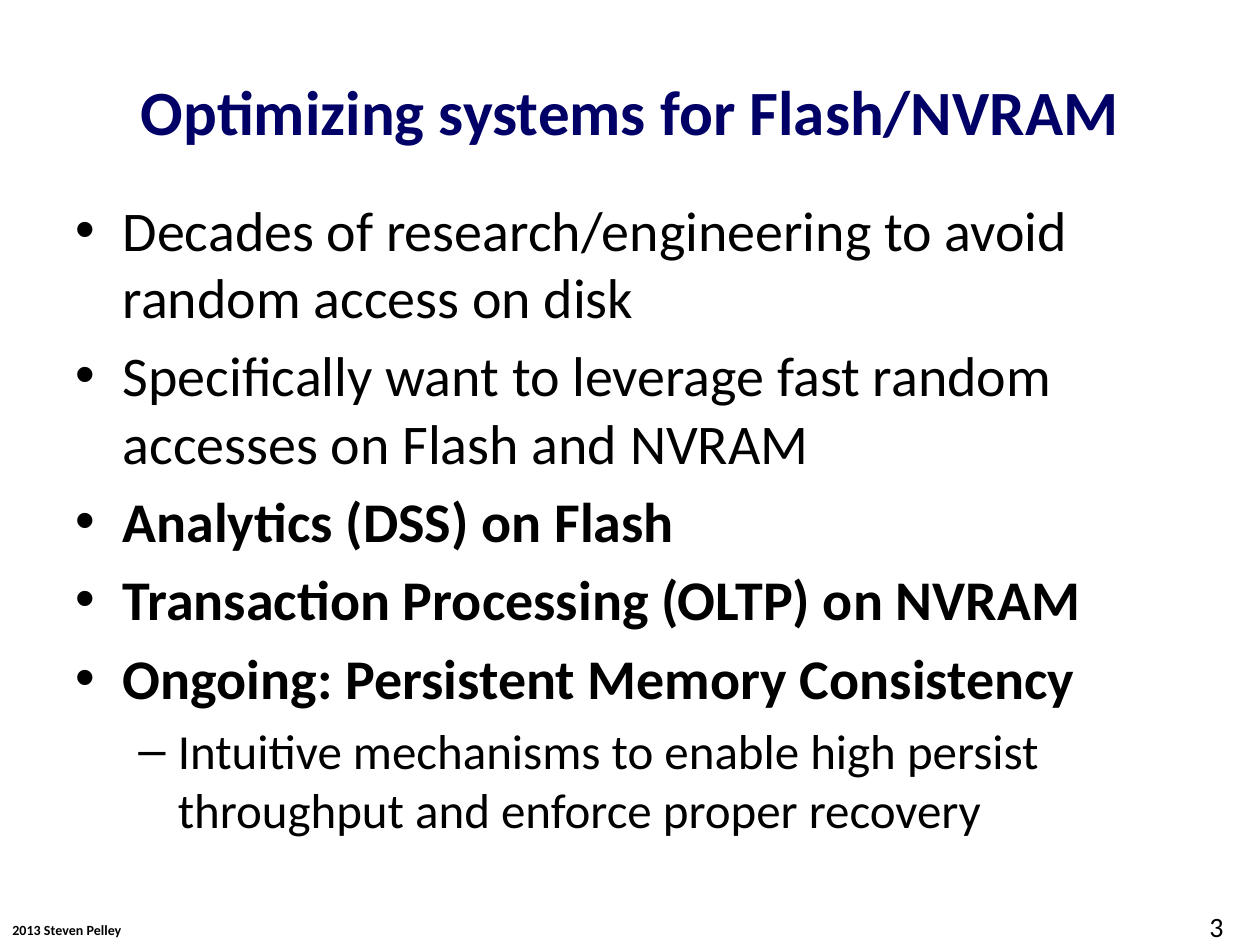
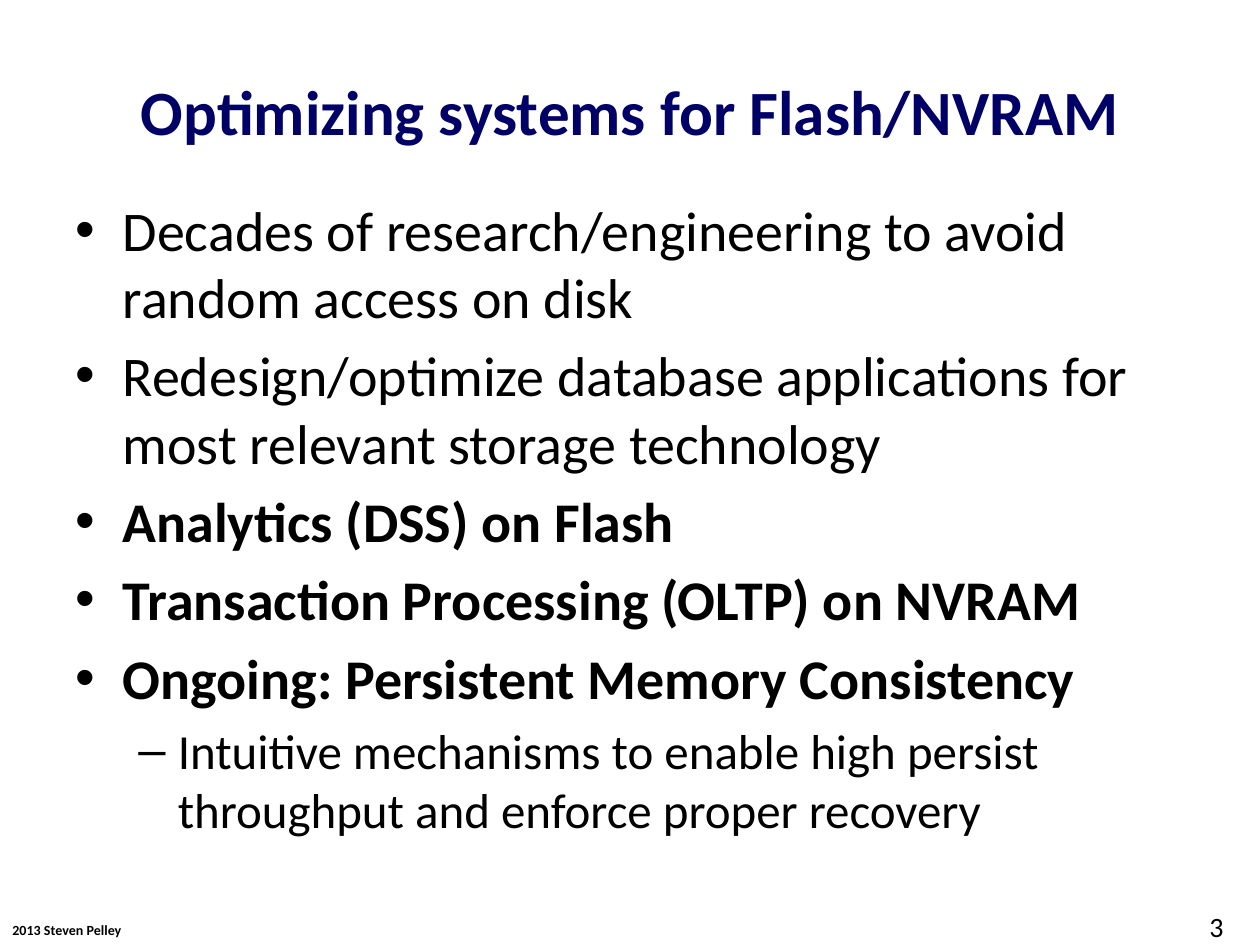
Before and after one commit to Abulila/dissertation, a slide deck: slide 3 of proposal/proposal.pptx. Drawn at 1260x945 pixels with LibreOffice and Linux fonts; fonts in the diff are those of the drawing; background and template pictures are left out. Boxes give left, top, right and bottom in pixels: in the first picture for what was removed or moved away, otherwise in the second. Text is boxed around its words. In the diff, an @@ line names an element or a change of style, - is before the commit and + after.

```diff
--- a/proposal/proposal.pptx
+++ b/proposal/proposal.pptx
@@ text at box(123, 357, 1127, 474): text changed @@
-• Specifically want to leverage fast random accesses on Flash and NVRAM
+• Redesign/optimize database applications for most relevant storage technology
```
Also in this commit, not shown: 10 other slides changed, 5 slides added, 1 slide removed.
